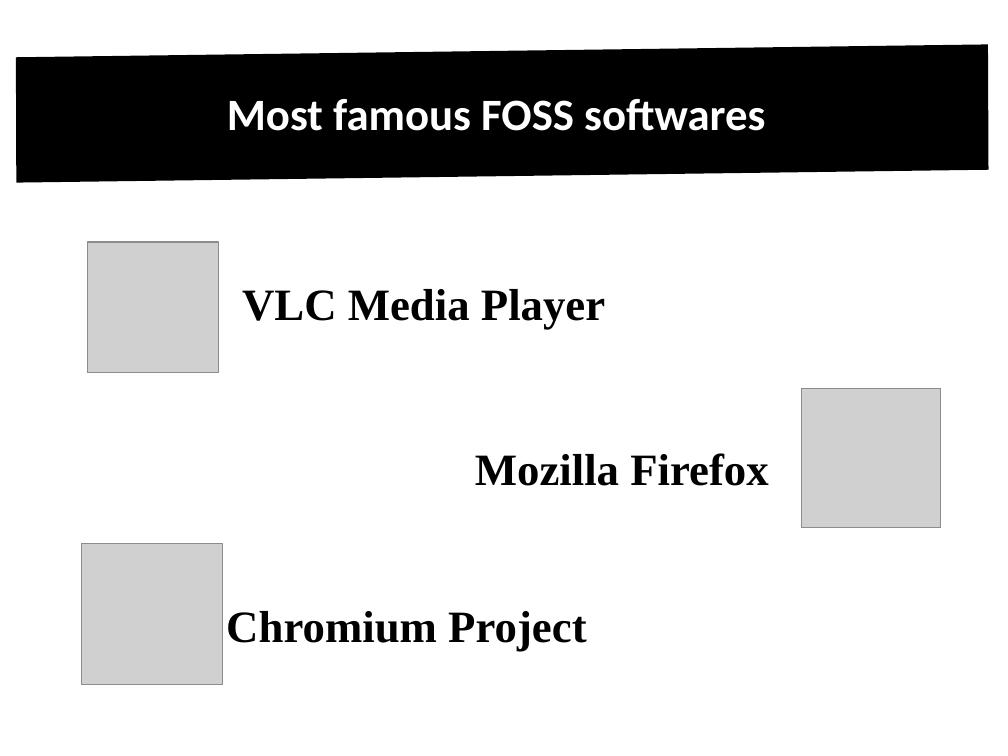
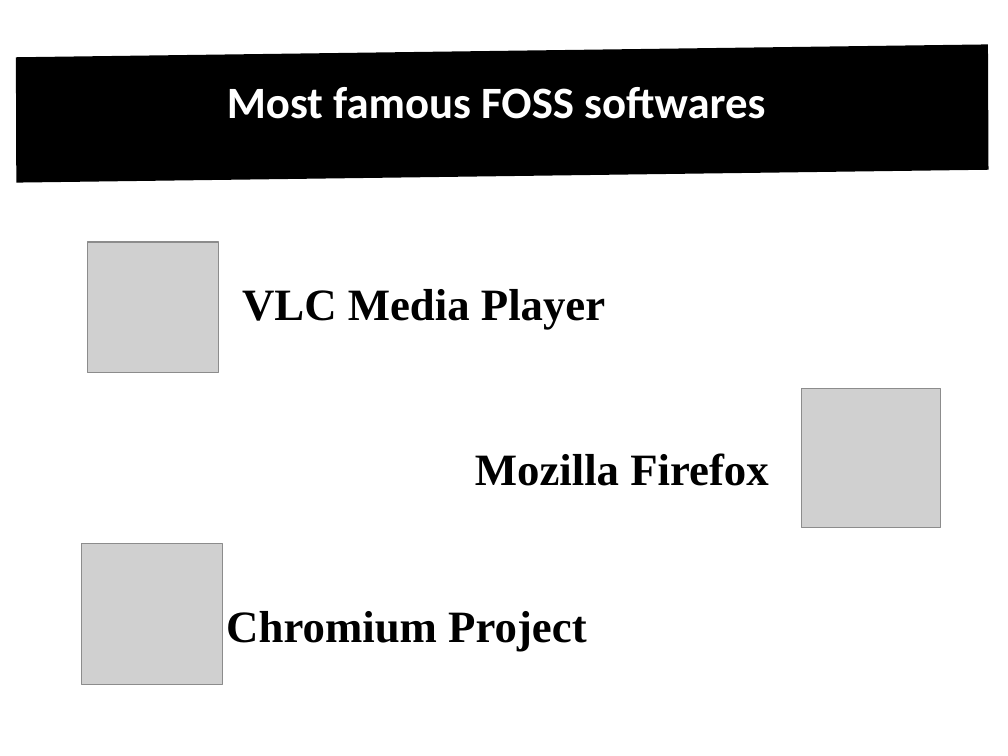
Before and after one commit to theHari08/FOSSppt, a slide deck: slide 13 of FOSS.ppt. Drawn at 1008x756 pixels with LibreOffice and Linux fonts; fonts in the diff are those of the drawing; grey boxes stand for pictures. Boxes give left, top, right and bottom in pixels: in the first picture for what was removed or moved away, otherwise in the second. Text is boxed around its words. In the diff, an @@ line names an element or a change of style, - is before the commit and + after.

```diff
--- a/FOSS.ppt
+++ b/FOSS.ppt
@@ text "Most famous FOSS softwares": place and size @@
-text "Most famous FOSS softwares" at box(227, 99, 765, 131)
+text "Most famous FOSS softwares" at box(227, 87, 765, 119)
```
Also in this commit, not shown: 8 other slides changed, 1 slide added.
